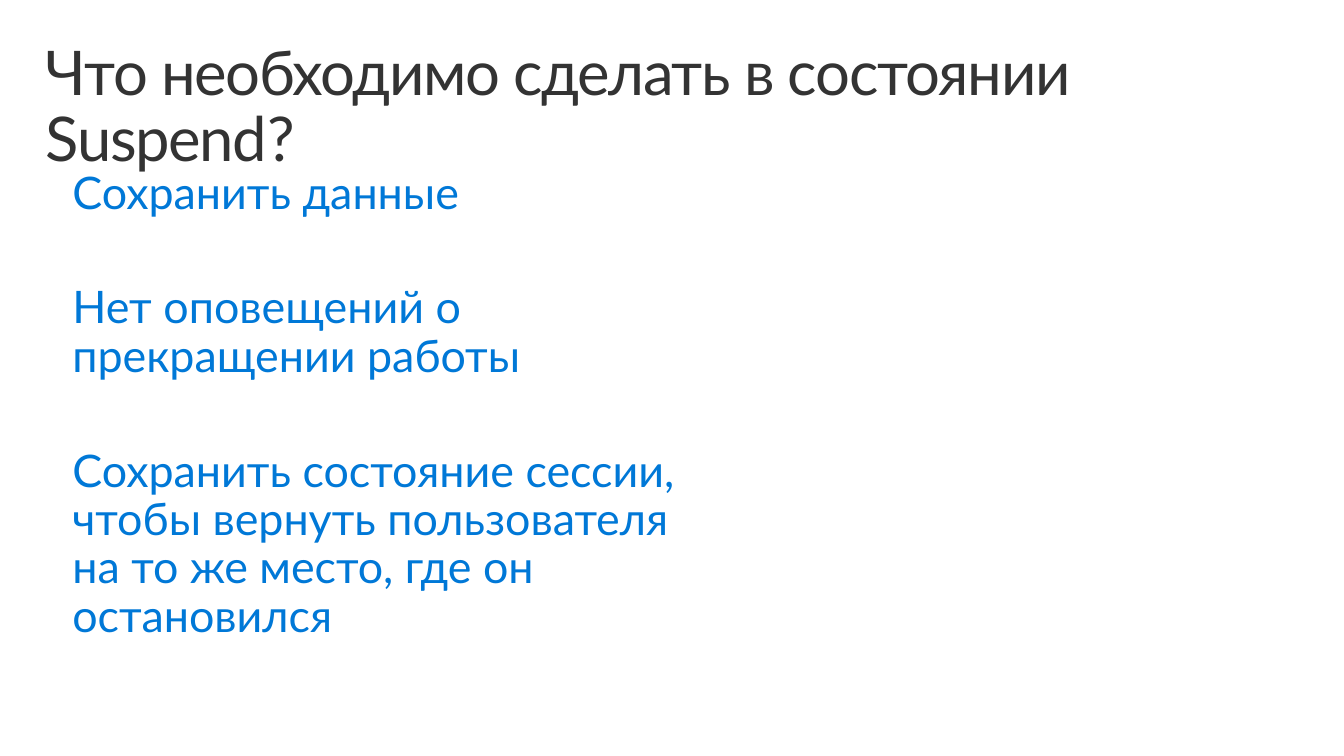
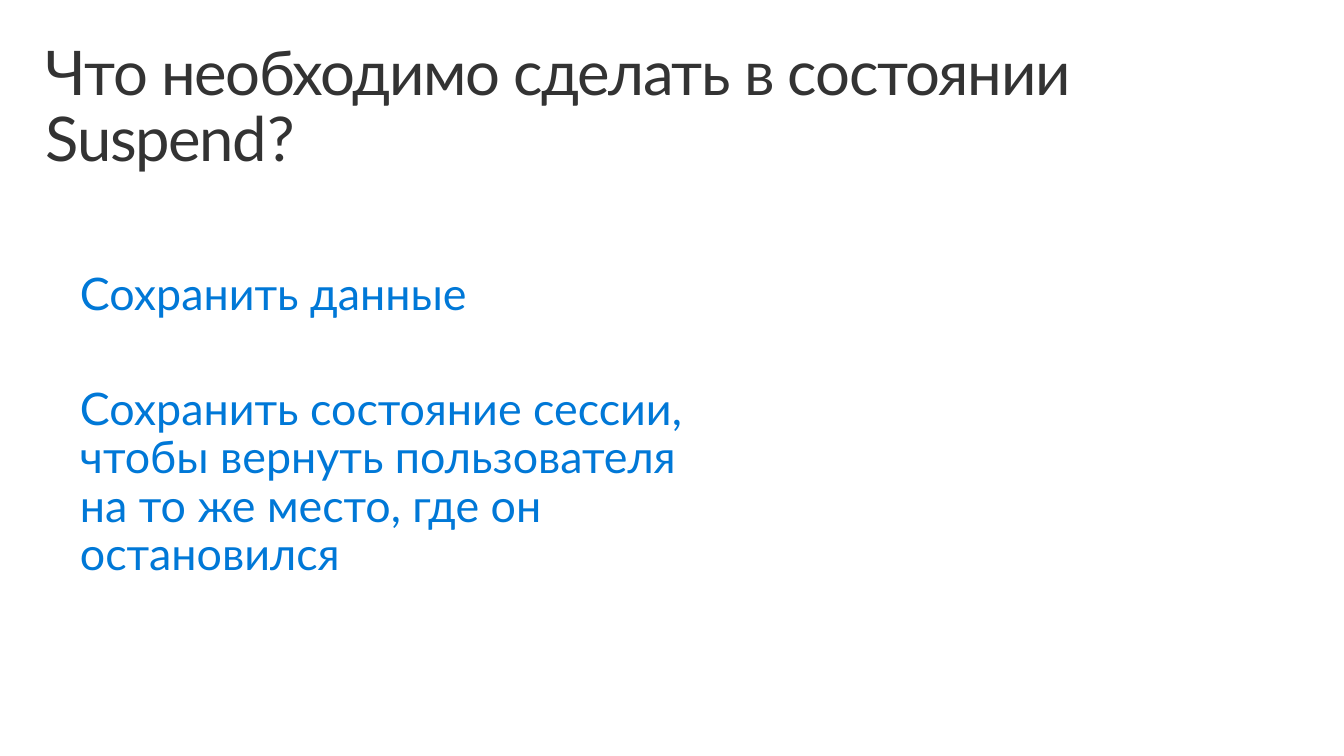
Before and after one commit to evangelism/Win10UWPCourse, a slide deck: slide 18 of 05. Application Lifecycle/5 - Application Lifecycle (RUS).pptx. Drawn at 1344x756 pixels with LibreOffice and Linux fonts; fonts in the diff are those of the drawing; background and template pictures are left out. Boxes give left, top, right and bottom in pixels: in the first picture for what was removed or moved away, otherwise in the second. Text is boxed around its words. In the diff, an @@ line names an element or a change of style, - is before the commit and + after.

Commit message:
add corrections

```diff
--- a/05. Application Lifecycle/5 - Application Lifecycle (RUS).pptx
+++ b/05. Application Lifecycle/5 - Application Lifecycle (RUS).pptx
@@ text "Сохранить данные": place and size @@
-text "Сохранить данные" at bbox=[72, 170, 675, 633]
+text "Сохранить данные" at bbox=[80, 277, 682, 530]
@@ text at bbox=[72, 291, 520, 380]: paragraph removed @@
-Нет оповещений о прекращении работы
```
